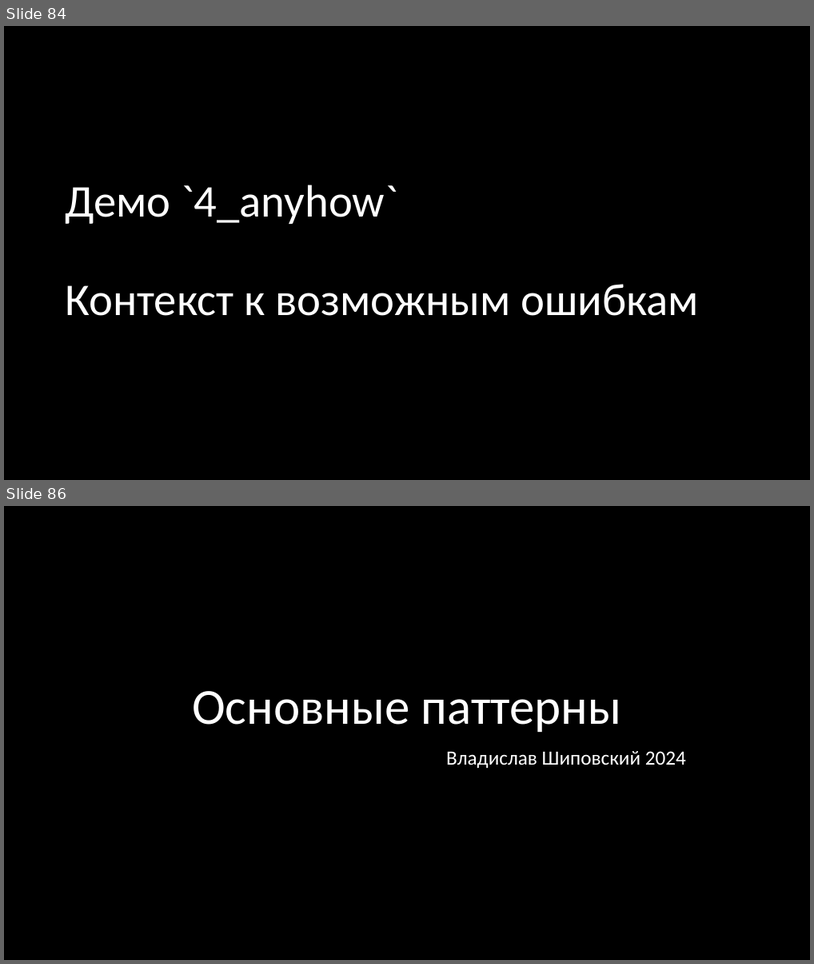
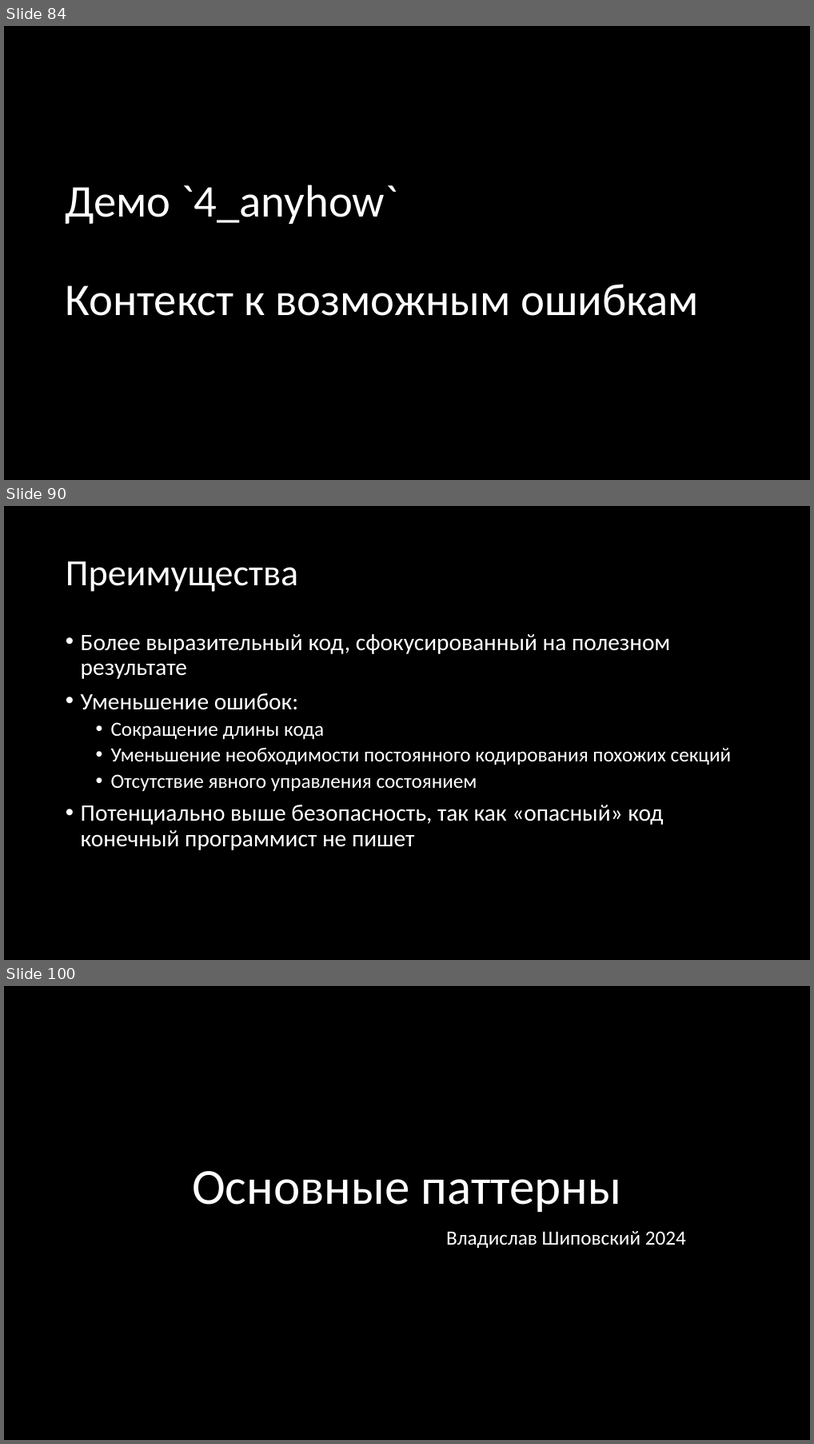
Before and after one commit to Gordon01/learn-rust, a slide deck: keynotes/Rust 2024.pptx. Shown one above the other, each under a label of ours: slides 84 and 86 before the commit, slides 84, 90 and 100 after it; the slides between them are not shown. The pictures are 814x964 and 814x1444 pixels, drawn with LibreOffice and Linux fonts; fonts in the diff are those of the drawing. Boxes give left, top, right and bottom in pixels: in the first picture for what was removed or moved away, otherwise in the second. Text is boxed around its words. In the diff, an @@ line names an element or a change of style, - is before the commit and + after.

```diff
--- a/keynotes/Rust 2024.pptx
+++ b/keynotes/Rust 2024.pptx
@@ slide 90 added at (x1=4, y1=506, x2=810, y2=960), background #000000 @@
@@ title added at (x1=66, y1=561, x2=298, y2=592), 44 pt, text #FFFFFF @@
+Преимущества
@@ text added at (x1=81, y1=634, x2=732, y2=850), 28 pt, text #FFFFFF @@
+• Более выразительный код, сфокусированный на полезном результате
+• Уменьшение ошибок:
+  • Сокращение длины кода
+  • Уменьшение необходимости постоянного кодирования похожих секций
+  • Отсутствие явного управления состоянием
+• Потенциально выше безопасность, так как «опасный» код конечный программист не пишет
@@ what was slide 86 is now slide 100 @@
```
Also in this commit, not shown: 1 slide changed, 13 other slides added, 7 other files.
